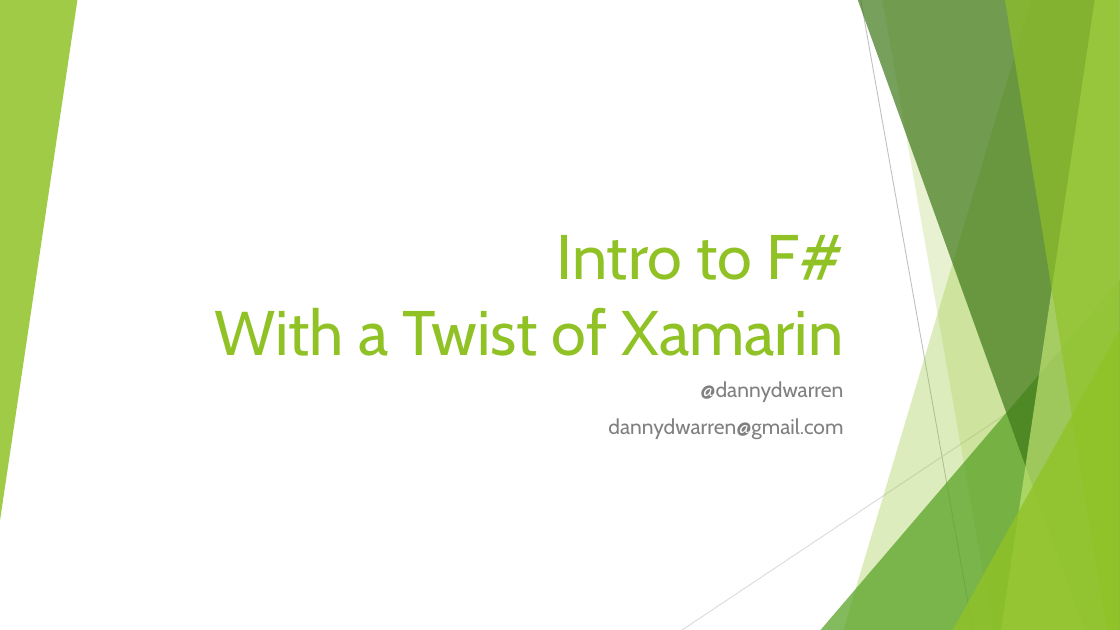
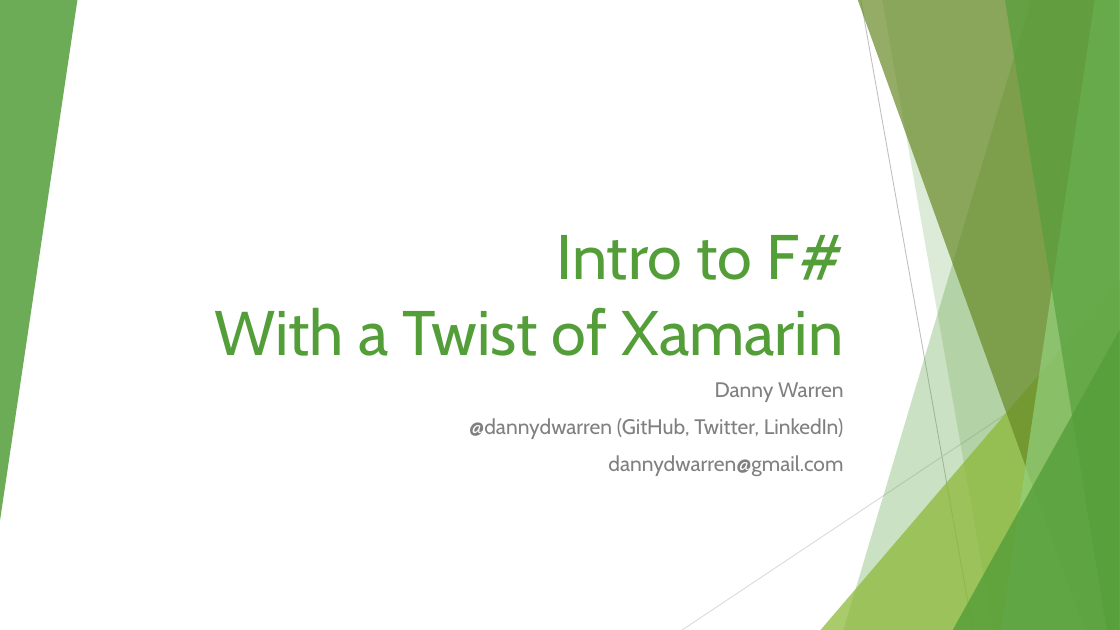
Before and after one commit to dannydwarren/FSharpXamarin, a slide deck: slide 1 of FSharpXamarin_Slides.pptx. Drawn at 1120x630 pixels with LibreOffice and Linux fonts; fonts in the diff are those of the drawing. Boxes give left, top, right and bottom in pixels: in the first picture for what was removed or moved away, otherwise in the second. Text is boxed around its words. In the diff, an @@ line names an element or a change of style, - is before the commit and + after.

```diff
--- a/FSharpXamarin_Slides.pptx
+++ b/FSharpXamarin_Slides.pptx
@@ triangle at box(0, 0, 77, 521): fill #90C226 at 85% opacity to #549E39 at 85% opacity @@
@@ freeform shape at box(844, 0, 1120, 630): fill #90C226 at 30% opacity to #549E39 at 30% opacity @@
@@ freeform shape at box(858, 0, 1120, 630): fill #3F7819 at 70% opacity to #678A26 at 70% opacity @@
@@ freeform shape at box(882, 0, 1120, 630): fill #90C226 at 20% opacity to #549E39 at 20% opacity @@
@@ freeform shape at box(1002, 0, 1120, 630): fill #C0E474 at 70% opacity to #93D07D at 70% opacity @@
@@ freeform shape at box(1005, 0, 1120, 630): fill #90C226 at 65% opacity to #549E39 at 65% opacity @@
@@ title "Intro to F# With a ..." at box(214, 235, 843, 356): text colour #90C226 to #549E39 @@
@@ triangle at box(821, 280, 1120, 630): fill #54A021 at 72% opacity to #8AB833 at 72% opacity @@
@@ triangle at box(953, 330, 1120, 630): fill #90C226 at 80% opacity to #549E39 at 80% opacity @@
@@ subtitle at box(469, 382, 844, 439): text changed @@
-@dannydwarren
+Danny Warren
+@dannydwarren (GitHub, Twitter, LinkedIn)
```
Also in this commit, not shown: 18 other slides changed, 2 slides added, 1 slide removed.
